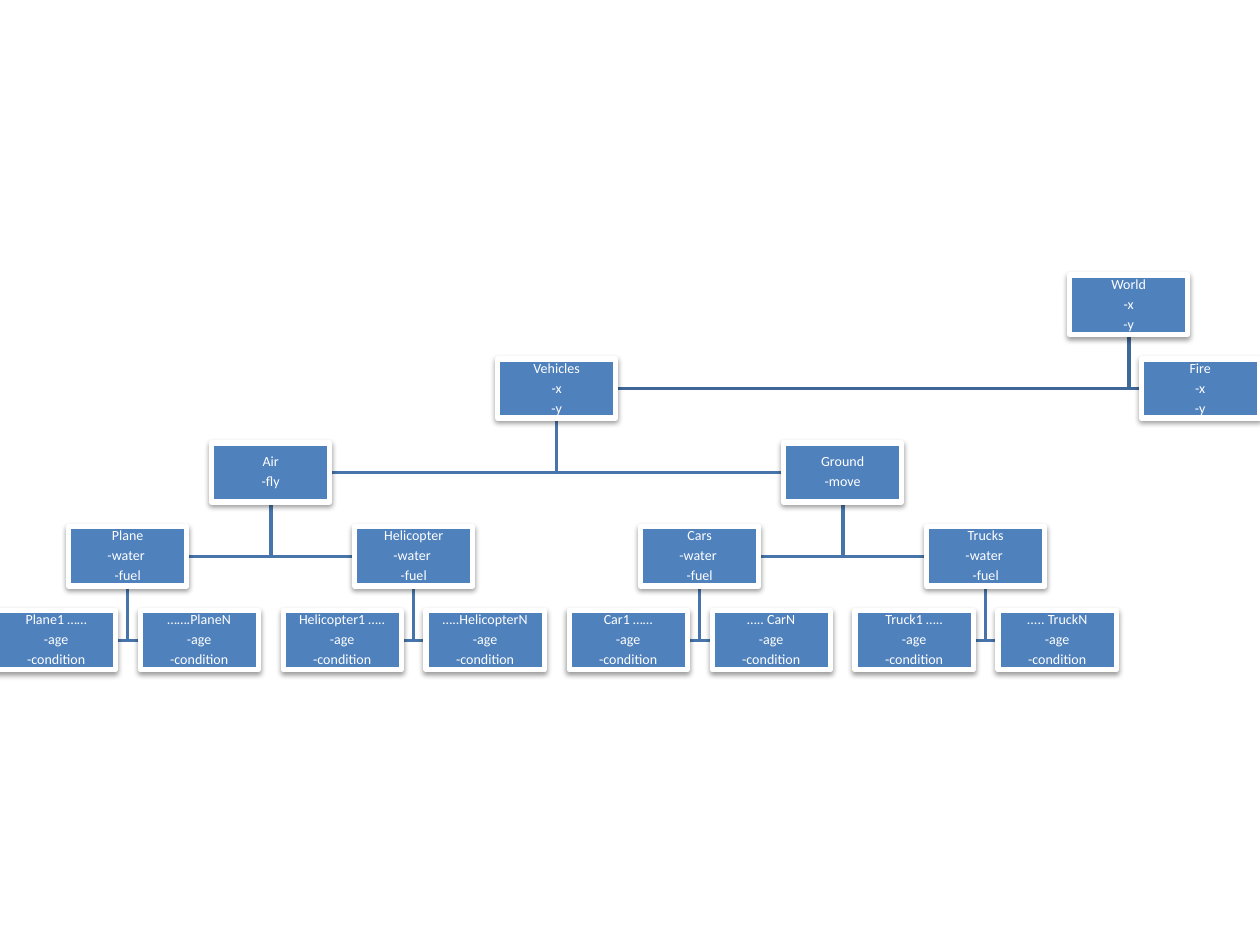
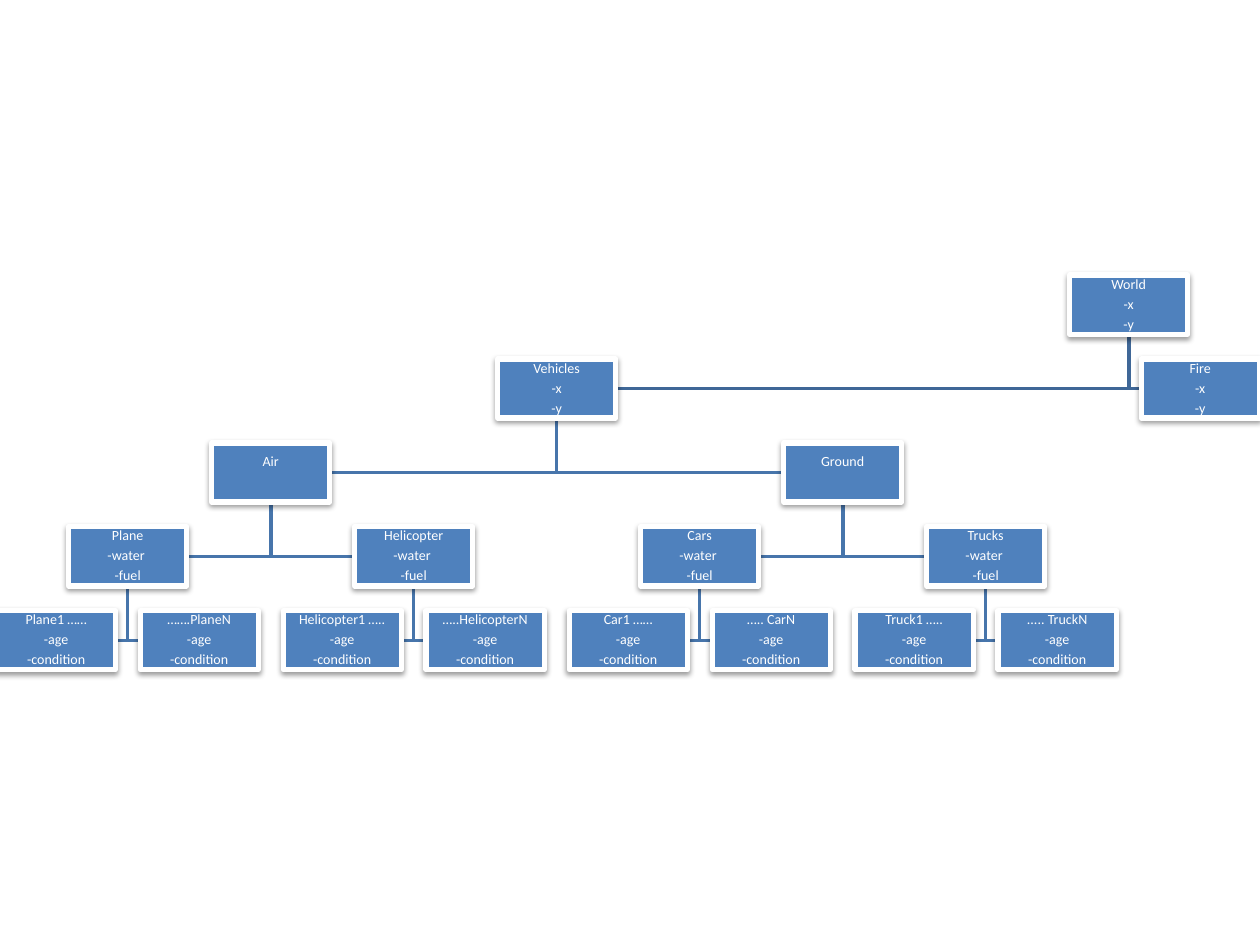
Before and after one commit to pantjohn/UniversityProject-2012-2013, a slide deck: slide 1 of University project 2012-2013/hierarchyClass.pptx. Drawn at 1260x945 pixels with LibreOffice and Linux fonts; fonts in the diff are those of the drawing. Boxes give left, top, right and bottom in pixels: in the first picture for what was removed or moved away, otherwise in the second. Text is boxed around its words. In the diff, an @@ line names an element or a change of style, - is before the commit and + after.

Commit message:
hierarchyClass

```diff
--- a/University project 2012-2013/hierarchyClass.pptx
+++ b/University project 2012-2013/hierarchyClass.pptx
@@ text at box(262, 476, 280, 488): paragraph removed @@
--fly
@@ text at box(825, 479, 861, 486): paragraph removed @@
--move
```
